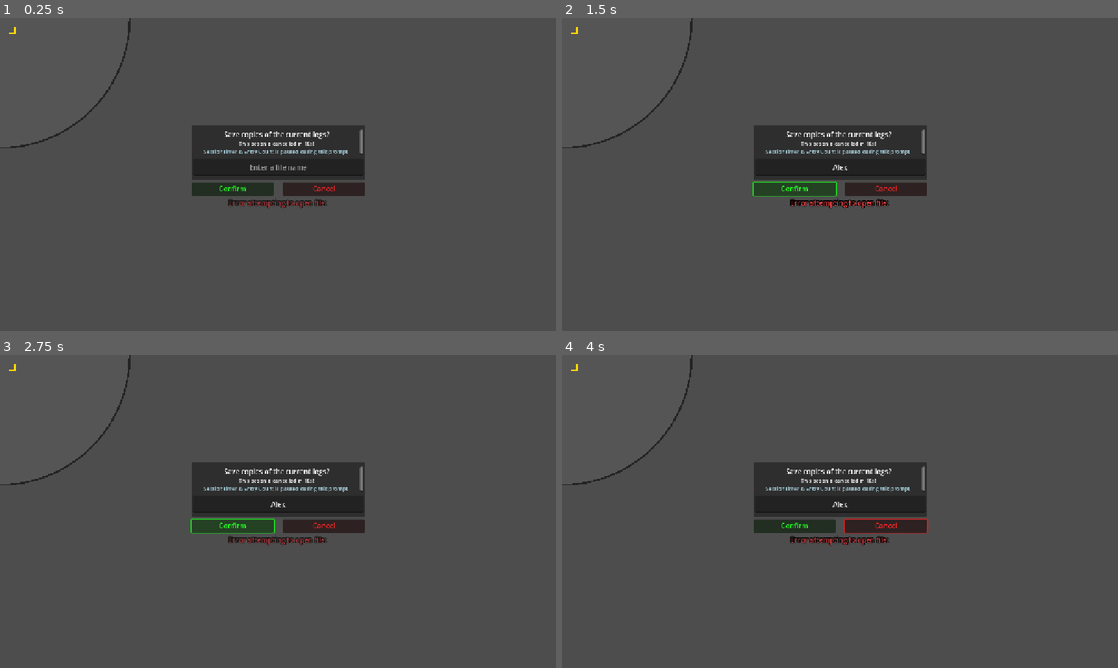
Above: before the commit, frames 1-4 (two rows, left to right).
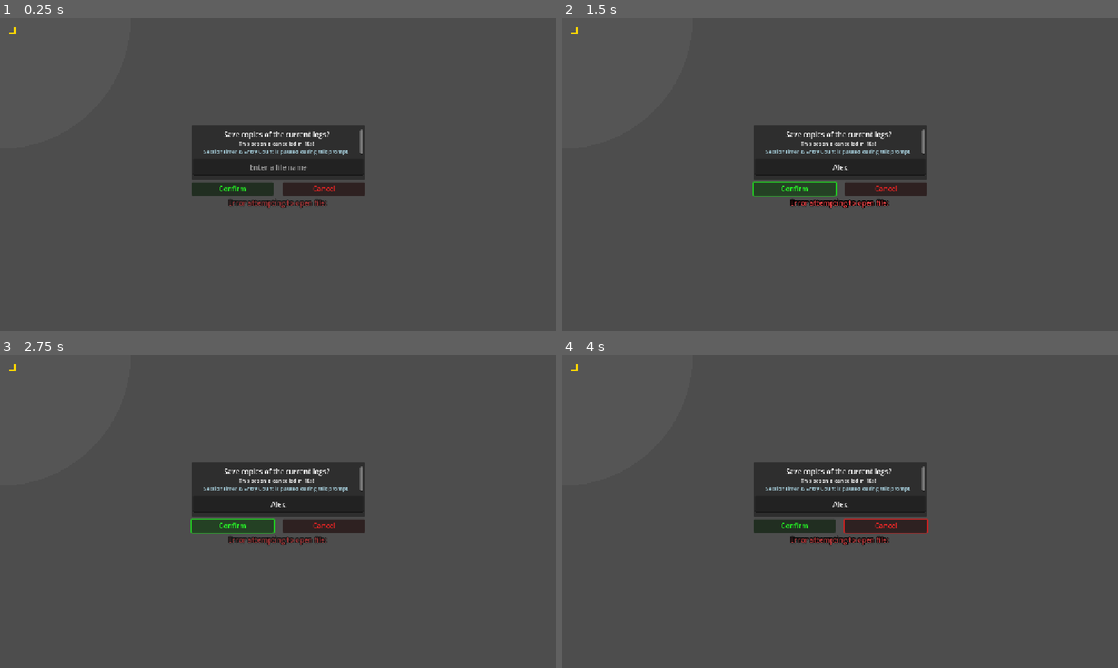
Above: after the commit, the same moments.

Repository: phrasmotica/godot-tower-defence
Game: Godot game, scene res://scenes/towers/components/tower_interaction.tscn
Same seed, same stepped clock (60 frames per second), same inputs: the game is played once before the commit and once after it. This scene is started directly instead of the project's main scene.
Inputs (mouse positions are in pixels of both pictures, inside the frame that each line leads up to):
- Up to frame 1 (0.25 s): no input
- Up to frame 2 (1.5 s): click (840, 168) at 0.52 s; type "Alex" at 0.6 s; click "Confirm" at 1.25 s
- Up to frame 3 (2.75 s): click "Confirm" at 2 s
- Up to frame 4 (4 s): click "Cancel" at 2.75 s; move the mouse to (962, 495) at 3.52 s; hold Shift (fast_forward) from 3.53 s (still down); tap . (next_tower) at 3.6 s; click (962, 495) at 3.67 s

The runs differ from the first frame. In frame 1, 0.2% of the frame differs, in the area x 0-24%, y 0-42%; in frame 2, 0.2%; in frame 3, 0.2%; in frame 4, 0.2%.
Error in both runs: Trying to assign value of type 'Nil' to a variable of type 'Array'. (res://addons/GoLogger/Log.gd:296)

Commit message:
Trim down imported radar shader, and use it in the range area scene

Diff:
--- a/scenes/towers/components/radar.gdshader
+++ /dev/null
@@ -1,68 +0,0 @@
-//	Radar shader v2 by Brian Smith (steampunkdemon.itch.io)
-//	MIT Licence
-
-shader_type canvas_item;
-
-// Replace the below references to source_color with hint_color if you are using a version of Godot before 4.
-uniform vec4 line_color : source_color = vec4(0.0, 0.4, 0.0, 1.0);
-uniform vec4 beam_color : source_color = vec4(0.5, 1.0, 0.5, 1.0);
-uniform vec4 trail_color : source_color = vec4(0.0, 0.5, 0.0, 1.0);
-uniform vec4 blip_color : source_color = vec4(0.5, 1.0, 0.5, 1.0);
-uniform bool show_edges = false;
-uniform float range_lines : hint_range(0.0, 10.0, 1.0) = 4.0;
-uniform float sector_lines : hint_range(0.0, 10.0, 1.0) = 4.0;
-uniform float line_width : hint_range(0.01, 0.1) = 0.01;
-uniform float beam_angle : hint_range(0.0, 1.0) = 0.2;
-uniform float beam_width : hint_range(0.0, 0.05) = 0.003;
-uniform float trail_width : hint_range(0.0, 1.0) = 0.5;
-uniform float blip_size : hint_range(0.1, 0.5) = 0.1;
-uniform float blip_softness : hint_range(0.0, 1.0) = 0.4;
-uniform float blip_presistence : hint_range(1.0, 5.0) = 2.0;
-uniform vec2 blip_position = vec2(0.5, 0.5);
-
-float greater_than(float x, float y) {
-	return max(sign(x - y), 0.0);
-}
-
-void fragment() {
-	vec2 uv = UV * 2.0 - 1.0;
-	float a = (atan(uv.y, uv.x) + 3.141592656) / 6.283185312;
-	float l = length(uv);
-
-//	Uncomment the following line if you are applying the shader to a TextureRect and using a version of Godot before 4.
-//	COLOR = texture(TEXTURE,UV);
-
-//	If you do not want to render the range and sector lines remove the following line of code.
-//	If you want to only render the range lines replace the following line of code with:
-//	COLOR.rgb = mix(COLOR.rgb, line_color.rgb, line_color.a * greater_than(mod(l, 1.0 / range_lines) * range_lines, 1.0 - line_width * range_lines));
-//	If you only want to render the sector lines replace the following line of code with:
-//	COLOR.rgb = mix(COLOR.rgb, line_color.rgb, line_color.a * greater_than(abs(mod(a, 1.0 / sector_lines) * sector_lines * 2.0 - 1.0), 1.0 - (line_width / 6.283185312 / l) * sector_lines));
-	COLOR.rgb = mix(COLOR.rgb, line_color.rgb, line_color.a * max(greater_than(mod(l, 1.0 / range_lines) * range_lines, 1.0 - line_width * range_lines), greater_than(abs(mod(a, 1.0 / sector_lines) * sector_lines * 2.0 - 1.0), 1.0 - (line_width / 6.283185312 / l) * sector_lines)));
-
-//	When using this shader in a game I suggest removing the following line of code and
-//	replacing all occurrences of 'current_beam_angle' with 'beam_angle'.
-//	You should then manually set the shader's beam_angle parameter so you know where the beam is
-//	and therefore when the blip is not visible and its position can be updated.
-	float current_beam_angle = mod(beam_angle * TIME, 1.0);
-
-	a = a - 1.0 * greater_than(a, current_beam_angle);
-
-//	If you do not want to render the trail remove the following line of code.
-	COLOR.rgb = mix(COLOR.rgb, trail_color.rgb, trail_color.a * max(0.0, (1.0 - (current_beam_angle - a) / trail_width)));
-
-//	If you do not want to render the beam remove the following line of code.
-	COLOR.rgb = mix(COLOR.rgb, beam_color.rgb, beam_color.a * greater_than(a, current_beam_angle - beam_width));
-
-//	If you do not want to render the blip remove the following code block.
-//	The blip's x and y coordinates should be within the range -1.0 to 1.0.
-//	The blip will not be displayed if it is exactly in the centre at 0.0, 0.0.
-	float bl = length(blip_position - uv);
-	float blip_angle = (atan(blip_position.y, blip_position.x) + 3.141592656) / 6.283185312;
-	blip_angle = blip_angle - 1.0 * greater_than(blip_angle, current_beam_angle);
-	COLOR.rgb = mix(COLOR.rgb, blip_color.rgb, blip_color.a * max(0.0, pow((blip_size - bl) / blip_size, blip_softness) - min(1.0, (current_beam_angle - blip_angle) * blip_presistence)));
-
-//	If you do not want the edges to be transparent remove the following line of code.
-//	If you always want the edges to be transparent replace the following line of code with:
-//	COLOR.a *= greater_than(1.0, l);
-	COLOR.a *= max(sign(1.0 - l), float(show_edges));
-}
--- a/scenes/towers/components/range_area.gd
+++ b/scenes/towers/components/range_area.gd
@@ -13,6 +13,9 @@
 @export
 var animate_shader := false:
 	set(value):
+		if value and not animate_shader:
+			_current_time = randf()
+
 		animate_shader = value
 
 		_refresh()
@@ -58,7 +61,7 @@
 
 		_shader_updater.update_current_time(_current_time)
 
-	_shader_updater.set_bool("show_scan_line", animate_shader)
+	_shader_updater.set_bool("show_trail", animate_shader)
 
 func set_default_look() -> void:
 	range_sprite.modulate = Color.WHITE
--- a/scenes/towers/components/range_area.gdshader
+++ b/scenes/towers/components/range_area.gdshader
@@ -1,78 +1,47 @@
+//	Radar shader v2 by Brian Smith (steampunkdemon.itch.io)
+//	MIT Licence
+
 shader_type canvas_item;
 
-uniform bool show_scan_line;
-uniform float ring_width:hint_range(0.005, 0.02);
+group_uniforms TimeParameters;
 
 uniform float current_time:hint_range(0.0, 1.0);
 
-bool is_in_scan_line(vec2 pos) {
-	float angle = atan(pos.y - 0.5, pos.x - 0.5);
+group_uniforms VisualParameters;
 
-	float actual_time = current_time;
-	if (actual_time > 0.5) {
-		actual_time -= 1.0;
-	}
+uniform bool show_trail;
+uniform vec4 beam_color : source_color = vec4(0.5, 1.0, 0.5, 1.0);
+uniform vec4 trail_color : source_color = vec4(0.0, 0.5, 0.0, 1.0);
+uniform float beam_width : hint_range(0.0, 0.05) = 0.003;
+uniform float trail_width : hint_range(0.0, 1.0) = 0.25;
 
-	return abs(angle - 2.0 * PI * actual_time) < 0.02;
-}
-
-float get_similarity_to_scan_line(vec2 pos) {
-	float angle = atan(pos.y - 0.5, pos.x - 0.5);
-	angle += PI;
-
-	//if (current_time > 0.5) {
-		//angle -= PI;
-	//}
-
-	//if (angle < 0.0) {
-		//angle += 2.0 * PI;
-	//}
-
-	float actual_time = current_time;
-	float scan_angle = 2.0 * PI * actual_time;
-	//scan_angle -= PI;
-
-	//if (scan_angle > PI) {
-		//scan_angle -= 2.0 * PI;
-	//}
-
-	//if (angle > 0.0 && scan_angle < 0.0) {
-		//angle += 2.0 * PI;
-	//}
-
-	float dist = scan_angle - angle;
-
-	if (dist < 0.0) {
-		return 0.0;
-	}
-
-	return 1.0 - dist;
-}
-
-bool is_in_border_ring(vec2 pos) {
-	float dist = distance(pos, vec2(0.5));
-
-	return dist > 0.5 - ring_width && dist < 0.5;
-}
-
-bool is_outside(vec2 pos) {
-	float dist = distance(pos, vec2(0.5));
-
-	return dist > 0.5;
+float greater_than(float x, float y) {
+	return max(sign(x - y), 0.0);
 }
 
 void fragment() {
-	if (show_scan_line) {
-		COLOR.rgb = vec3(0.0, 0.8, 0.0);
-		COLOR.a = 0.8 * get_similarity_to_scan_line(UV);
+	// these are our coordinates between (-1, -1) and (1, 1)
+	vec2 uv = UV * 2.0 - 1.0;
+
+	if (show_trail) {
+		// this is in the range [0, 1]
+		float angle = (atan(uv.y, uv.x) + PI) / (2.0 * PI);
+
+		// this is our progress through the animation
+		float current_beam_angle = current_time;
+
+		// wrap around to "before" the beam angle if we're ahead of it
+		angle = angle - 1.0 * greater_than(angle, current_beam_angle);
+
+		// render the trail
+		float trail_mix_amount = max(0.0, (1.0 - (current_beam_angle - angle) / trail_width));
+		COLOR.rgb = mix(COLOR.rgb, trail_color.rgb, trail_color.a * trail_mix_amount);
+
+		// render the beam
+		float beam_mix_amount = greater_than(angle, current_beam_angle - beam_width);
+		COLOR.rgb = mix(COLOR.rgb, beam_color.rgb, beam_color.a * beam_mix_amount);
 	}
 
-	if (is_in_border_ring(UV)) {
-		COLOR.rgb = vec3(0.1);
-		COLOR.a = 0.8;
-	}
-
-	if (is_outside(UV)) {
-		COLOR = vec4(0.0);
-	}
+	// don't show anything beyond the circle
+	COLOR.a *= greater_than(1.0, length(uv));
 }
--- a/scenes/towers/components/range_area.tscn
+++ b/scenes/towers/components/range_area.tscn
@@ -6,10 +6,12 @@
 
 [sub_resource type="ShaderMaterial" id="ShaderMaterial_ur6ke"]
 shader = ExtResource("2_bn3un")
-shader_parameter/show_scan_line = false
-shader_parameter/ring_width = 0.007
-shader_parameter/time_period = 5.0
 shader_parameter/current_time = 0.0
+shader_parameter/show_trail = false
+shader_parameter/beam_color = Color(0.637843, 0.637843, 0.637843, 0.588235)
+shader_parameter/trail_color = Color(1, 1, 1, 1)
+shader_parameter/beam_width = 0.003
+shader_parameter/trail_width = 0.25
 
 [sub_resource type="AtlasTexture" id="AtlasTexture_xedab"]
 atlas = ExtResource("1_m2nxb")
Not shown, removed: scenes/towers/components/radar.gdshader.uid
